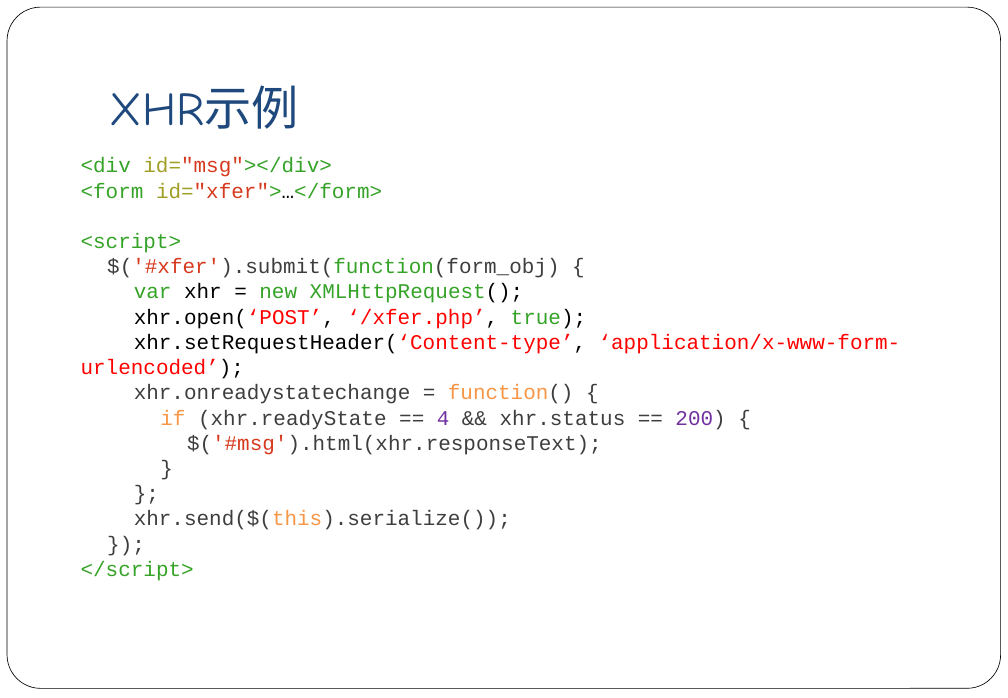
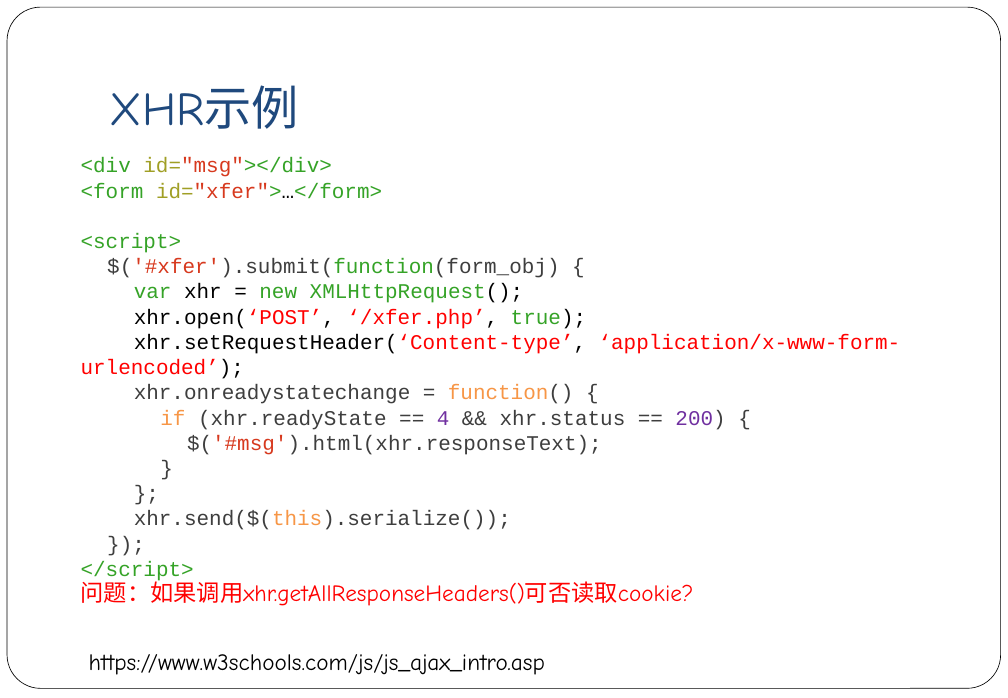
Before and after one commit to hxuhack/hxuhack.github.io, a slide deck: slide 19 of lecture/network_sec/L6-Web安全.pptx. Drawn at 1008x698 pixels with LibreOffice and Linux fonts; fonts in the diff are those of the drawing. Boxes give left, top, right and bottom in pixels: in the first picture for what was removed or moved away, otherwise in the second. Text is boxed around its words. In the diff, an @@ line names an element or a change of style, - is before the commit and + after.

```diff
--- a/lecture/network_sec/L6-Web安全.pptx
+++ b/lecture/network_sec/L6-Web安全.pptx
@@ text added at [81, 578, 694, 606], 18 pt, text #FF0000 @@
+问题：如果调用xhr.getAllResponseHeaders()可否读取cookie?
@@ text added at [89, 654, 545, 675], 18 pt, text #000000 @@
+https://www.w3schools.com/js/js_ajax_intro.asp
```
Also in this commit, not shown: 4 other slides changed.
